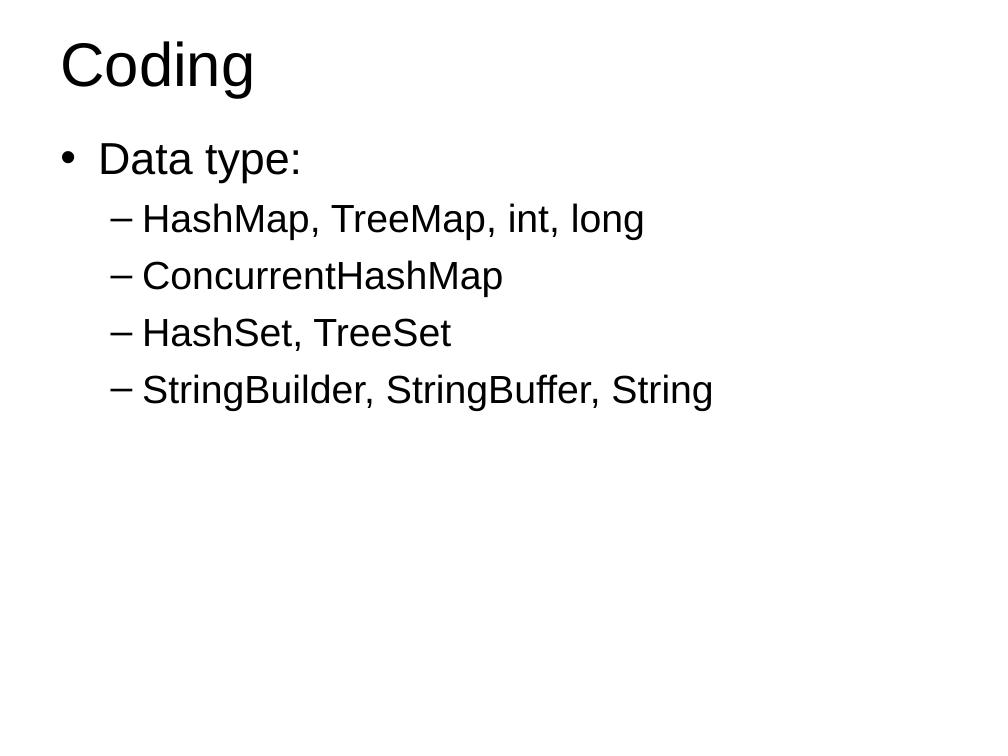
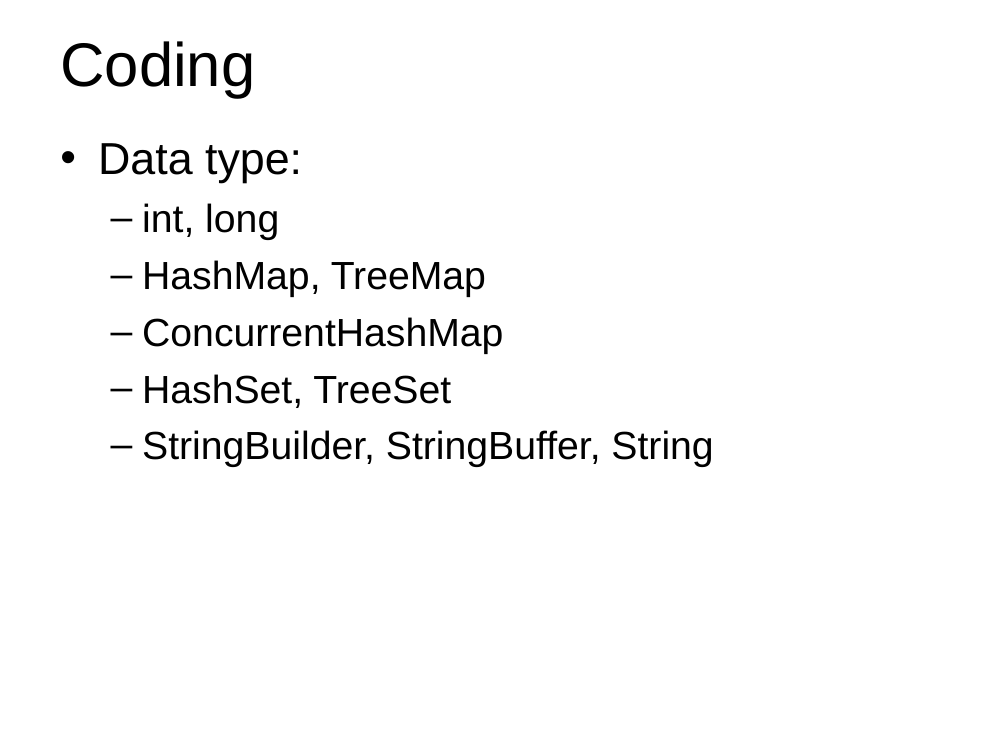
Before and after one commit to Wang-Ray/notes, a slide deck: slide 28 of Architect.ppt (slide 26 before the commit). Drawn at 1008x756 pixels with LibreOffice and Linux fonts; fonts in the diff are those of the drawing; background and template pictures are left out. Boxes give left, top, right and bottom in pixels: in the first picture for what was removed or moved away, otherwise in the second. Text is boxed around its words. In the diff, an @@ line names an element or a change of style, - is before the commit and + after.

```diff
--- a/Architect.ppt
+++ b/Architect.ppt
@@ text at box(142, 203, 486, 297): text changed @@
-  – HashMap, TreeMap, int, long
+  – int, long
+  – HashMap, TreeMap
```
Also in this commit, not shown: 3 other slides changed, 2 slides added, 1 other file.
